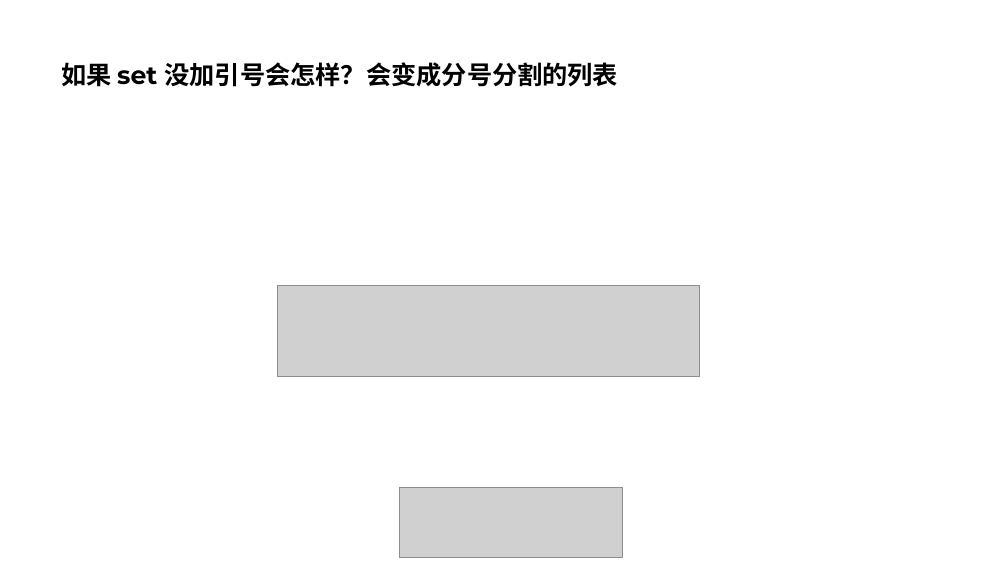
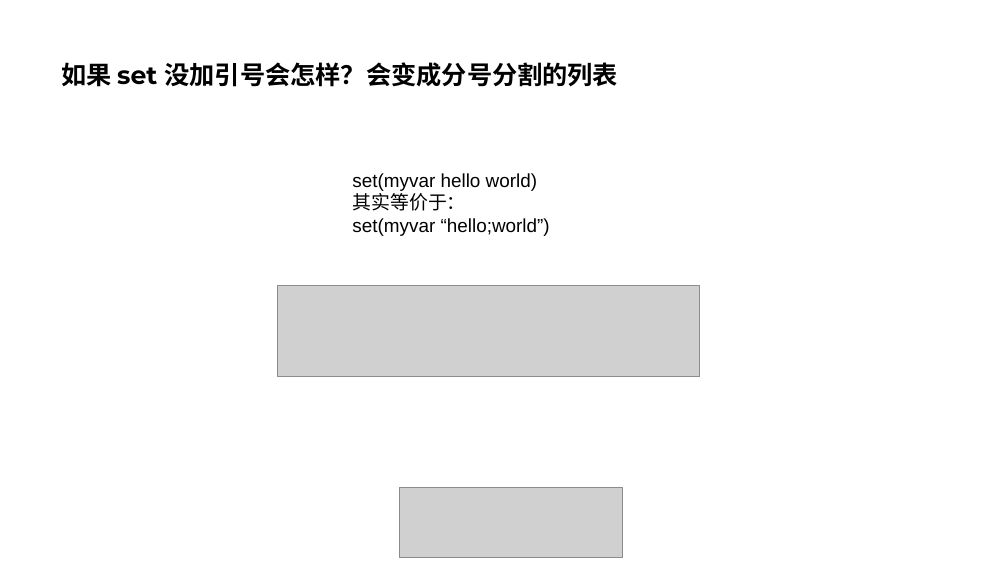
Before and after one commit to parallel101/course, a slide deck: slide 38 of 11/slides.pptx. Drawn at 1008x567 pixels with LibreOffice and Linux fonts; fonts in the diff are those of the drawing; grey boxes stand for pictures. Boxes give left, top, right and bottom in pixels: in the first picture for what was removed or moved away, otherwise in the second. Text is boxed around its words. In the diff, an @@ line names an element or a change of style, - is before the commit and + after.

```diff
--- a/11/slides.pptx
+++ b/11/slides.pptx
@@ text added at (352, 173, 550, 236), 18 pt, text #000000 @@
+set(myvar hello world)
+其实等价于：
+set(myvar “hello;world”)
```
Also in this commit, not shown: 1 other slide changed, 18 slides added, 28 other files.
